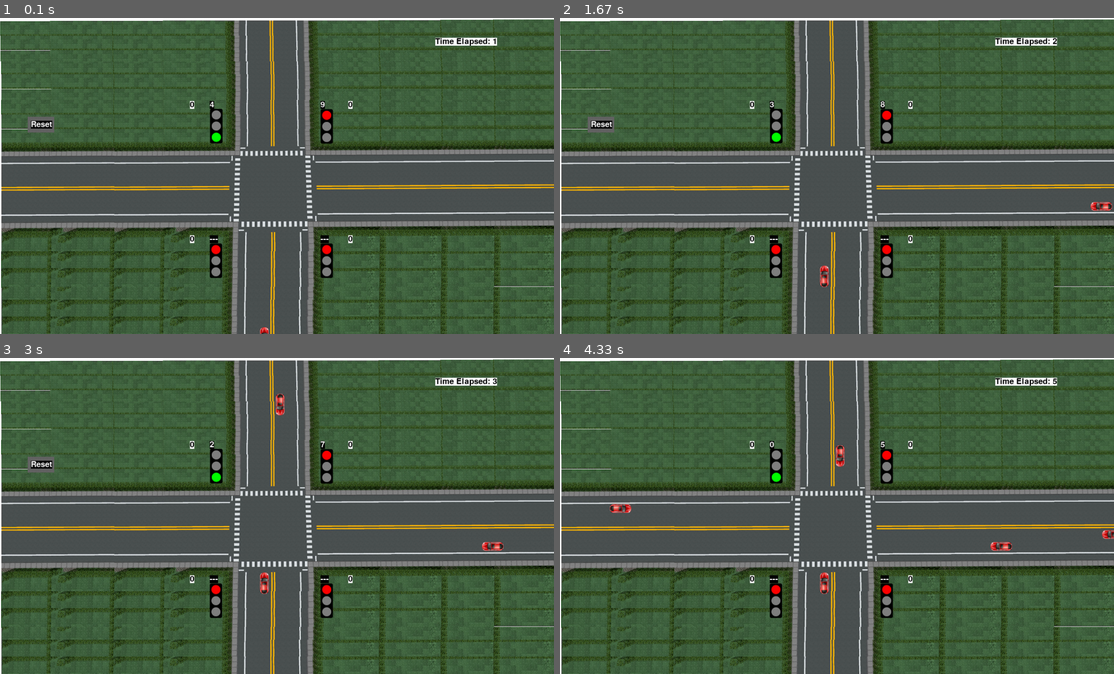
Above: before the commit, frames 1-4 (two rows, left to right).
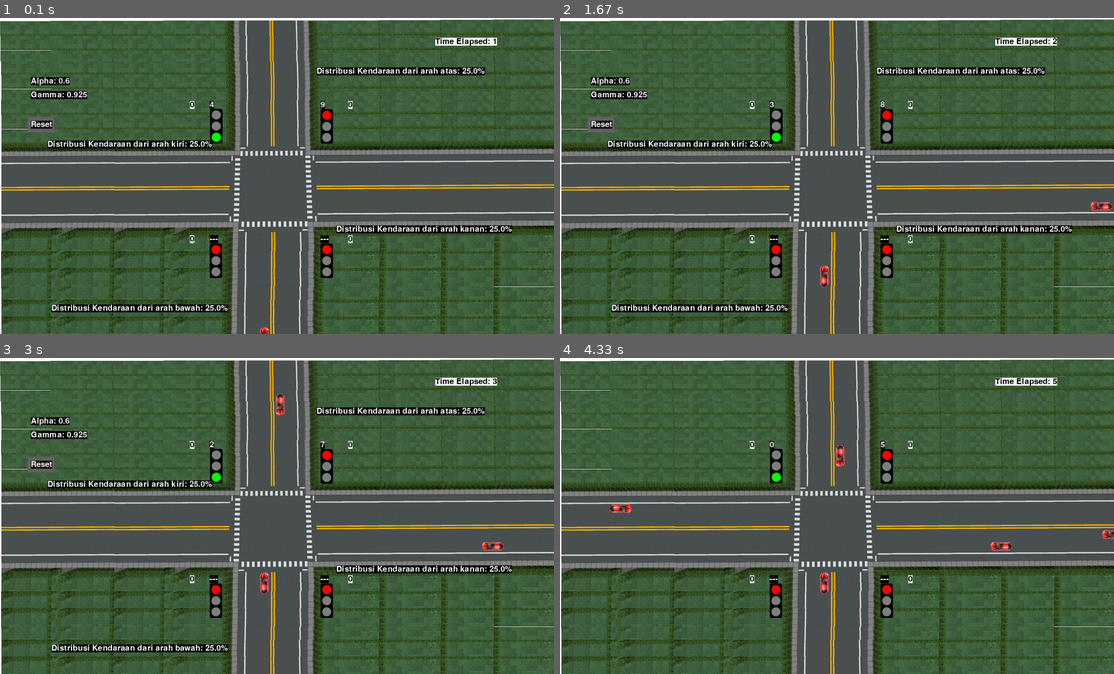
Above: after the commit, the same moments.

Repository: haritsa12/Reinforcement-Learning-for-Traffic-Light-with-PyGame-Simulation
Game: pygame game, started from simulation_master_without_arduino.py
The game is run twice, just before and just after one commit, with the same random seed, the same clock (stepped at 60 frames per second) and the same inputs.
Inputs (mouse positions are in pixels of both pictures, inside the frame that each line leads up to):
- Up to frame 1 (0.1 s): no input
- Up to frame 2 (1.67 s): tap Keypad Enter at 0.33 s; click (632, 144) at 0.72 s; click (665, 103) at 1.62 s
- Up to frame 3 (3 s): click (421, 399) at 1.95 s; click (105, 443) at 2.85 s
- Up to frame 4 (4.33 s): click (792, 497) at 3.18 s

The runs differ from the first frame. In frame 1, 3.5% of the frame differs, in the area x 5-93%, y 15-94%; in frame 2, 3.5%; in frame 3, 3.5%; in frame 4, nothing differs.

Commit message:
Update simulation_master_without_arduino.py

Diff:
--- a/simulation_master_without_arduino.py
+++ b/simulation_master_without_arduino.py
@@ -14,26 +14,37 @@
 
 
 
-sys.path.insert(0, 'D:\Documents\kuliah\SMT_8\TA 2\Implementasi Produk\References\Traffic-Intersection-Simulation-with-Stats-main\Traffic-Intersection-Simulation-with-Stats-main')
+# sys.path.insert(0, 'D:\Documents\kuliah\SMT_8\TA 2\Implementasi Produk\References\Traffic-Intersection-Simulation-with-Stats-main\Traffic-Intersection-Simulation-with-Stats-main')
 # import Traffic_Q_Learning3_
 # from Traffic_Q_Learning3_ import choose_action,state_action_pair
 from Traffic_Q_Learning3 import choose_action,state_action_pair
-# serialcomm = serial.Serial('COM5', 9600)            #arduino
+# serialcomm = serial.Serial('COM10', 9600)            #arduino
 
 # serialcomm.timeout = 1                              #arduino
 
 # Default values of signal timers
 # defaultGreen = {0:10, 1:10, 2:10, 3:10}
+with open('alpha & gamma.json', 'r') as file:
+    data = json.load(file)
+
+dist = [0,0,0,0]
+dist[0]=float(data['Distribution']['Dist_from_left'])
+dist[1]=float(data['Distribution']['Dist_from_up'])+dist[0]
+dist[2]=float(data['Distribution']['Dist_from_right'])+dist[1]
+dist[3]=float(data['Distribution']['Dist_from_down'])+dist[2]
+
 defaultGreen = {0:5, 1:5, 2:5, 3:5}
 defaultRed = 150
 defaultYellow = 5
 
 total_waiting_vehicle=[]
+# state_to_pynq=[]
 
 signals = []
 noOfSignals = 4
 currentGreen = 0   # Indicates which signal is green currently
 nextGreen = (currentGreen+1)%noOfSignals    # Indicates which signal will turn green next
+# nextGreen=1
 currentYellow = 0   # Indicates whether yellow signal is on or off
 
 speeds = {'car':3.25, 'bus':1.8, 'truck':1.8, 'bike':2.5}  # average speeds of vehicles
@@ -407,7 +418,7 @@
     param_left=car_counter_left()
     param_up=car_counter_up()
 
-    state_for_arduino=get_state(param_right,param_down,param_left,param_up)
+    state_for_arduino=get_state(param_right,param_down,param_left,param_up)+1
 
     # serialcomm.open()
     # serialcomm.write((str(state_for_arduino)).encode())              #arduino
@@ -417,10 +428,12 @@
 
 
 
-    state_action_pair()
-    print ('state:',get_state(param_right,param_down,param_left,param_up))
+    # state_action_pair()
+    print ('state:',get_state(param_right,param_down,param_left,param_up)+1)
     print ('chosen action:',state_action_pair.action_pair[get_state(param_right,param_down,param_left,param_up)])
-
+    # for i in range (27):
+    #     print ('test chosen action:',i,state_action_pair.action_pair[i])
+    state_to_pynq=get_state(param_right,param_down,param_left,param_up)
     cumulative_waiting_vehicles=0
 
     if currentGreen==0:
@@ -448,20 +461,51 @@
         # write the header
         writer.writerow(total_waiting_vehicle)
 
-
+    dir_path = 'D:\Documents\kuliah\SMT_8\TA 2\Implementasi Produk\References\Traffic-Intersection-Simulation-with-Stats-main'   #ganti2 sesuai directorynya
+    file_name_state = "state_for_PYNQ.csv"
+    file_name_action = "action_from_PYNQ.csv"
+
+
+    completeName_state = os.path.join(dir_path, file_name_state)
+    completeName_action = os.path.join(dir_path, file_name_action)
+
+    with open(completeName_state, 'w', encoding='UTF8',newline='') as f:        #state_to_PYNQ
+        state_to_PYNQ=state_to_pynq
+        writer = csv.writer(f)
+        # f.write(state_to_PYNQ)
+        # write the header
+        # writer.writerows([state_to_pynq[i:i+4] for i in range(0, len(state_to_pynq), 2)])
+        writer.writerow((state_to_PYNQ,))
+    # with open(completeName_action, 'r') as file:                                #action_from_PYNQ
+    #     reader = csv.reader(file)
+    #     for row in reader:
+    #         # print(int(row[0])+1)
+    #         nextGreen=int(row[0])
+
+    # print('next green dari csv',nextGreen)
+
+    print('test state-action pair',state_action_pair.action_pair[2])
     nextGreen=state_action_pair.action_pair[get_state(param_right,param_down,param_left,param_up)]
+    # nextGreen=int(input("Enter action: "))
 
     if nextGreen==currentGreen:
         nextGreen=(currentGreen+1)%noOfSignals
-
-    if nextGreen==0:
-        action_for_arduino=100
-    elif nextGreen==1:
-        action_for_arduino=101
-    elif nextGreen==2:
-        action_for_arduino=102
-    elif nextGreen==3:
-        action_for_arduino=103
+    # if nextGreen==3:
+    #     nextGreen=1
+
+    # nextGreen=0
+    if currentGreen==0:
+        action_for_arduino=0
+    elif currentGreen==1:
+        action_for_arduino=1
+    elif currentGreen==2:
+        action_for_arduino=2
+    elif currentGreen==3:
+        action_for_arduino=3
+    # serialcomm.write((str(state_for_arduino)+str(action_for_arduino)).encode())              #arduino
+    # time.sleep(0.5)                                         #arduino
+
+    # print(serialcomm.readline().decode('ascii'))            #arduino
 
     # serialcomm.write((str(action_for_arduino)).encode())              #arduino
     # time.sleep(0.5)                                         #arduino
@@ -486,6 +530,7 @@
             signals[i].red-=1
 
 # Generating vehicles in the simulation
+
 def generateVehicles():
     while(True):
 
@@ -503,7 +548,7 @@
         temp = random.randint(0,99)
         right_prob=random.randint(0,99)
         direction_number = 0
-        dist = [25,50,75,100]
+        # dist = [25,50,75,100]
         # dist = [40,80,90,100]
         if(temp<dist[0]):
             direction_number = 0
@@ -537,10 +582,10 @@
             os._exit(1)
 
 def car_counter_right():
-    global noOfCars, noOfBikes, noOfBuses, noOfTrucks, noOfRickshaws, noOfLanes
-    global carTime, busTime, truckTime, rickshawTime, bikeTime
-
-    noOfCars, noOfBuses, noOfTrucks, noOfRickshaws, noOfBikes = 0,0,0,0,0
+    global noOfCars
+    global carTime
+
+    noOfCars= 0
 
     for i in range(1,3):
         for j in range(len(vehicles[directionNumbers[0]][i])):
@@ -556,10 +601,10 @@
 
 
 def car_counter_down():
-    global noOfCars, noOfBikes, noOfBuses, noOfTrucks, noOfRickshaws, noOfLanes
-    global carTime, busTime, truckTime, rickshawTime, bikeTime
-
-    noOfCars, noOfBuses, noOfTrucks, noOfRickshaws, noOfBikes = 0,0,0,0,0
+    global noOfCars
+    global carTime
+
+    noOfCars= 0
 
     for i in range(1,3):
         for j in range(len(vehicles[directionNumbers[1]][i])):
@@ -576,10 +621,10 @@
     return noOfCars
 
 def car_counter_left():
-    global noOfCars, noOfBikes, noOfBuses, noOfTrucks, noOfRickshaws, noOfLanes
-    global carTime, busTime, truckTime, rickshawTime, bikeTime
-
-    noOfCars, noOfBuses, noOfTrucks, noOfRickshaws, noOfBikes = 0,0,0,0,0
+    global noOfCars
+    global carTime
+
+    noOfCars= 0
 
     for i in range(1,3):
         for j in range(len(vehicles[directionNumbers[2]][i])):
@@ -596,10 +641,10 @@
     return noOfCars
 
 def car_counter_up():
-    global noOfCars, noOfBikes, noOfBuses, noOfTrucks, noOfRickshaws, noOfLanes
-    global carTime, busTime, truckTime, rickshawTime, bikeTime
-
-    noOfCars, noOfBuses, noOfTrucks, noOfRickshaws, noOfBikes = 0,0,0,0,0
+    global noOfCars
+    global carTime
+
+    noOfCars= 0
 
     for i in range(1,3):
         for j in range(len(vehicles[directionNumbers[3]][i])):
@@ -617,78 +662,115 @@
 
 def get_state(_car_counter_right,_car_counter_down,_car_counter_left,_car_counter_up):
     condition=[0,0,0,0]
-    if (_car_counter_right<=4):
+    if (_car_counter_right<=2):
         condition[0]=0
-        get_state.led = str(condition[0]).strip()
-
-    elif _car_counter_right>4 and _car_counter_right<=9:
+
+    elif _car_counter_right>2 and _car_counter_right<=4:
         condition[0]=1
-        get_state.led = str(condition[0]).strip()
-
-    elif _car_counter_right>9:
+
+    elif _car_counter_right>4 and _car_counter_right<=6:
         condition[0]=2
-        get_state.led = str(condition[0]).strip()
-
-    if _car_counter_down<=4:
+
+    elif _car_counter_right>6 and _car_counter_right<=8:
+        condition[0]=3
+    elif _car_counter_right>8 and _car_counter_right<=10:
+        condition[0]=4
+
+    elif _car_counter_right>10 and _car_counter_right<=12:
+        condition[0]=5
+
+    elif _car_counter_right>12 and _car_counter_right<=14:
+        condition[0]=6
+
+    elif _car_counter_right>14:
+        condition[0]=7
+
+
+
+    if (_car_counter_down<=2):
         condition[1]=0
-    elif _car_counter_down>4 and _car_counter_down<=9:
+
+    elif _car_counter_down>2 and _car_counter_down<=4:
         condition[1]=1
-    elif _car_counter_down>9:
+
+    elif _car_counter_down>4 and _car_counter_down<=6:
         condition[1]=2
 
-    if _car_counter_left<=4:
+    elif _car_counter_down>6 and _car_counter_down<=8:
+        condition[1]=3
+    elif _car_counter_down>8 and _car_counter_down<=10:
+        condition[1]=4
+
+    elif _car_counter_down>10 and _car_counter_down<=12:
+        condition[1]=5
+
+    elif _car_counter_down>12 and _car_counter_down<=14:
+        condition[1]=6
+
+    elif _car_counter_down>14:
+        condition[1]=7
+
+
+
+    if (_car_counter_left<=2):
         condition[2]=0
-    elif _car_counter_left>4 and _car_counter_left<=9:
+
+    elif _car_counter_left>2 and _car_counter_left<=4:
         condition[2]=1
-    elif _car_counter_left>9:
+
+    elif _car_counter_left>4 and _car_counter_left<=6:
         condition[2]=2
 
-    if _car_counter_up<=4:
+    elif _car_counter_left>6 and _car_counter_left<=8:
+        condition[2]=3
+    elif _car_counter_left>8 and _car_counter_left<=10:
+        condition[2]=4
+
+    elif _car_counter_left>10 and _car_counter_left<=12:
+        condition[2]=5
+
+    elif _car_counter_left>12 and _car_counter_left<=14:
+        condition[2]=6
+
+    elif _car_counter_left>14:
+        condition[2]=7
+
+
+
+    if (_car_counter_up<=2):
         condition[3]=0
-    elif _car_counter_up>4 and _car_counter_up<=9:
+
+    elif _car_counter_up>2 and _car_counter_up<=4:
         condition[3]=1
-    elif _car_counter_up>9:
+
+    elif _car_counter_up>4 and _car_counter_up<=6:
         condition[3]=2
 
-    state= condition[0]*pow(3,3) + condition[1]*pow(3,2) + condition[2]*pow(3,1) + condition[3]*pow(3,0)
+    elif _car_counter_up>6 and _car_counter_up<=8:
+        condition[3]=3
+    elif _car_counter_up>8 and _car_counter_up<=10:
+        condition[3]=4
+
+    elif _car_counter_up>10 and _car_counter_up<=12:
+        condition[3]=5
+
+    elif _car_counter_up>12 and _car_counter_up<=14:
+        condition[3]=6
+
+    elif _car_counter_up>14:
+        condition[3]=7
+
+    state= condition[0]*pow(8,3) + condition[1]*pow(8,2) + condition[2]*pow(8,1) + condition[3]*pow(8,0)
+    # state= condition[1]*pow(8,2) + condition[2]*pow(8,1) + condition[3]*pow(8,0)
+
+    # state= condition[0]*pow(3,3) + condition[1]*pow(3,2) + condition[2]*pow(3,1) + condition[3]*pow(3,0)
+    # state=  condition[0]*pow(3,2) + condition[1]*pow(3,1) + condition[2]*pow(3,0)
+
+    state_to_pynq='{:08b}'.format(state)
     return state
 class TextBox(object):
     def __init__(self,rect,**kwargs):
-        '''
-        Optional kwargs and their defaults:
-            "id" : None,
-            "command" : None,
-                function to execute upon enter key
-                Callback for command takes 2 args, id and final (the string in the textbox)
-            "active" : True,
-                textbox active on opening of window
-            "color" : pygame.Color("white"),
-                background color
-            "font_color" : pygame.Color("black"),
-            "outline_color" : pygame.Color("black"),
-            "outline_width" : 2,
-            "active_color" : pygame.Color("blue"),
-            "font" : pygame.font.Font(None, self.rect.height+4),
-            "clear_on_enter" : False,
-                remove text upon enter
-            "inactive_on_enter" : True
-            "blink_speed": 500
-                prompt blink time in milliseconds
-            "delete_speed": 500
-                backspace held clear speed in milliseconds
-
-        Values:
-            self.rect = pygame.Rect(rect)
-            self.buffer = []
-            self.final = None
-            self.rendered = None
-            self.render_rect = None
-            self.render_area = None
-            self.blink = True
-            self.blink_timer = 0.0
-            self.delete_timer = 0.0
-            self.accepted = string.ascii_letters+string.digits+string.punctuation+" "
-        '''
+
         self.rect = pygame.Rect(rect)
         self.buffer = []
         self.final = None
@@ -722,28 +804,6 @@
                 raise KeyError("TextBox accepts no keyword {}.".format(kwarg))
         self.__dict__.update(defaults)
 
-    # def get_event(self,event, mouse_pos=None):
-    #     ''' Call this on your event loop
-
-    #         for event in pygame.event.get():
-    #             TextBox.get_event(event)
-    #     '''
-    #     if event.type == pygame.KEYDOWN and self.active:
-    #         if event.key in (pygame.K_RETURN,pygame.K_KP_ENTER):
-    #             self.execute()
-    #         elif event.key == pygame.K_BACKSPACE:
-    #             if self.buffer:
-    #                 self.buffer.pop()
-    #         elif event.key == pygame.K_ESCAPE:
-    #             showStats()
-
-    #             sys.exit()
-
-    #         elif event.unicode in self.accepted:
-    #             self.buffer.append(event.unicode)
-    #     elif event.type == pygame.MOUSEBUTTONDOWN :
-    #         if 70 <= mouse[0] <= 112 and 250 <= mouse[1] <= 290:
-    #             execfile("Traffic_Q_Learning3.py")
 
     def execute(self):
         if self.command:
@@ -845,6 +905,9 @@
     screen = pygame.display.set_mode(screenSize)
     pygame.display.set_caption("SIMULATION")
 
+
+
+
     # Loading signal images and font
     redSignal = pygame.image.load('images/signals/red.png')
     yellowSignal = pygame.image.load('images/signals/yellow.png')
@@ -853,6 +916,19 @@
     user_text_1 = ''
     user_text_2 = ''
     text = font.render('Reset' , True , white,black)
+
+
+
+    to_right_dist_text = font.render(('Distribusi Kendaraan dari arah kiri: '+str(dist[0])+'%'), True, white, black)
+    to_down_dist_text = font.render(('Distribusi Kendaraan dari arah atas: '+str(dist[1]-dist[0])+'%'), True, white, black)
+    to_left_dist_text = font.render(('Distribusi Kendaraan dari arah kanan: '+str(dist[2]-dist[1])+'%'), True, white, black)
+    to_up_dist_text =  font.render(('Distribusi Kendaraan dari arah bawah: '+str(dist[3]-dist[2])+'%'), True, white, black)
+
+    alpha_text = font.render(('Alpha: '+str(data['Parameters']['Alpha'])), True, white, black)
+
+
+    gamma_text = font.render(('Gamma: '+str(data['Parameters']['Gamma'])), True, white, black)
+
     thread2 = threading.Thread(name="generateVehicles",target=generateVehicles, args=())    # Generating vehicles
     thread2.daemon = True
     thread2.start()
@@ -861,42 +937,6 @@
     thread3.daemon = True
     thread3.start()
 
-
-
-
-    # def name_on_enter(id, final):
-    #     alpha_temp='{}'.format(final)
-    #     print(alpha_temp)
-    #     alpha='%s'%alpha_temp
-    #     # alpha_json={"alpha":alpha}
-    #     with open("alpha & gamma.json", "r") as file:
-    #         data = json.load(file)
-    #     data['Parameters']['Alpha']=alpha
-    #     write_json(data)
-    #     # print('password:',str(password))
-    #     return alpha
-
-    # def pass_on_enter(id, final):
-    #     gamma_temp='{}'.format(final)
-    #     print(gamma_temp)
-    #     gamma='%s'%gamma_temp
-    #     with open("alpha & gamma.json", "r") as file:
-    #         data = json.load(file)
-    #     data['Parameters']['Gamma']=gamma
-    #     write_json(data)
-    #     return gamma
-
-    # username_settings = {
-    #         "command" : name_on_enter,
-    #         "inactive_on_enter" : False,
-    #     }
-    # password_settings = {
-    #     "command" : pass_on_enter,
-    #     "inactive_on_enter" : False,
-    # }
-
-    # name_entry = TextBox(rect=(70,100,150,30), **username_settings)
-    # pass_entry = TextBox(rect=(70,200,150,30), **password_settings)
 
     while True:
         for event in pygame.event.get():
@@ -939,32 +979,10 @@
                     else:
                         user_text_1 += event.unicode\
 
-                    # if  event.key == pygame.K_ESCAPE:
-                    #     showStats()
-                    #     sys.exit()
-            # if active_1==True:
-                # pygame.draw.rect(screen, color, input_rect)
-            # pygame.draw.rect(screen, color, input_rect_2)
-
-                # text_surface = font.render(user_text_1, True, (255, 255, 255))
-            # text_surface_2 = font.render(user_text_2, True, (255, 255, 255))
-
-            # render at position stated in arguments
-                # screen.blit(text_surface, (input_rect.x+5, input_rect.y+5))
-            # screen.blit(text_surface_2, (input_rect_2.x+5, input_rect_2.y+5))
-
-            # set width of textfield so that text cannot get
-            # outside of user's text input
-                # input_rect.w = max(100, text_surface.get_width()+10)
-            # input_rect_2.w = max(100, text_surface_2.get_width()+10)
-
-            # display.flip() will update only a portion of the
-            # screen to updated, not full area
+
                 pygame.display.flip()
 
-            # clock.tick(60) means that for every second at most
-            # 60 frames should be passed.
-                # clock.tick(60)
+
         mouse = pygame.mouse.get_pos()
         # if width/2 <= mouse[0] <= width/2+140 and height/2 <= mouse[1] <= height/2+40:
         if 70 <= mouse[0] <= 112 and 250 <= mouse[1] <= 290:
@@ -977,6 +995,15 @@
 
         # superimposing the text onto our button
         screen.blit(text , (78,260))
+        screen.blit(alpha_text,(78,150))
+        screen.blit(gamma_text,(78,185))
+
+        screen.blit(to_right_dist_text,(120,310))
+        screen.blit(to_down_dist_text,(800,125))
+        screen.blit(to_left_dist_text,(850,525))
+        screen.blit(to_up_dist_text,(130,725))
+
+
         # name_entry.update()
         # pass_entry.update()
         # name_entry.draw(screen)
